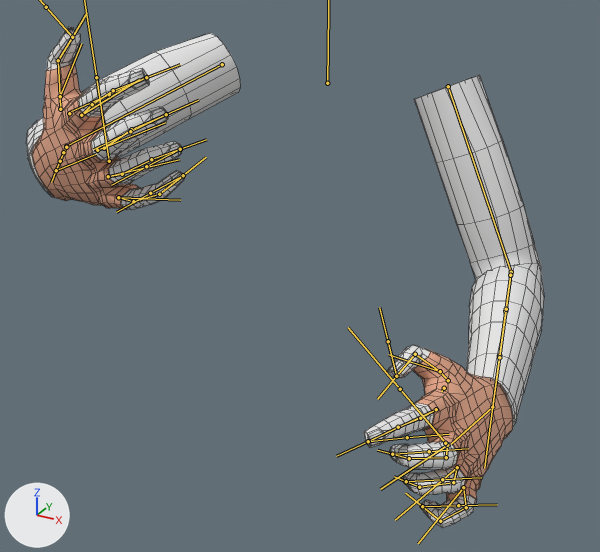
The FBX model Assets/Objects/character.fbx, before and after one commit.
Camera for both pictures: a 50 mm lens placed at (3.02, -5.95, 1.25), pointed at (0.49, -1.34, -1.05). Arrows for +X, +Y and +Z are at lower left; the lights stay in place. Both versions are drawn at frame 52 of the action 'Arm_Armature|TurnOffFlashlight'; the numbers are the values there. The bones that bend it are drawn over the model as lines. Mesh edges are drawn as thin lines.

The first picture shows 'Arm_Mesh'.
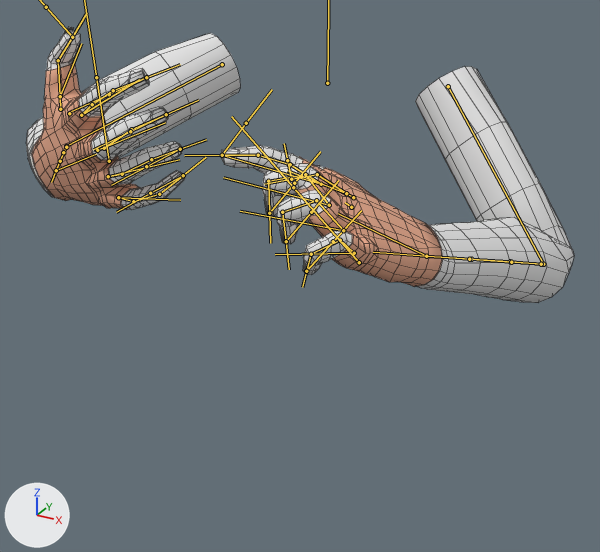
Location of each change, [x1, y1, x2, y2] in pixels of the pictures (600 x 552 px):
'Arm_Mesh', posed (45% shorter): before [26, 27, 544, 528]; after [26, 27, 574, 303]
bone 'InnerArm_L', root to tip: before (448, 86) to (511, 272); after (448, 86) to (543, 264)
bone 'Arm_L', root to tip: before (511, 272) to (504, 324); after (543, 264) to (498, 261)
bone 'ArmTwistMid_L', root to tip: before (505, 311) to (499, 355); after (510, 261) to (471, 259)
bone 'Hand_L', root to tip: before (492, 407) to (451, 444); after (426, 256) to (338, 213)

What changed in the scene script:
```text
Change bone_innerarm_l:
    where bone_innerarm_l = bpy.data.objects['Arm_Armature'].pose.bones['InnerArm_L']  # child of 'Master'
    bone_innerarm_l.rotation_quaternion: (0.718, 0.253, 0.059, 0.646) -> (0.774, 0.294, 0.167, 0.535)  # degrees (27, -14, 81) -> degrees (39, -3, 68)
Change bone_arm_l:
    where bone_arm_l = bpy.data.objects['Arm_Armature'].pose.bones['Arm_L']  # child of 'InnerArm_L'
    bone_arm_l.rotation_quaternion: (0.808, -0.584, 0.018, 0.08) -> (0.653, -0.747, 0.091, 0.083)  # degrees (-71, 7, 6) -> degrees (-98, 14, -2)
Change bone_armtwistmid_l:
    where bone_armtwistmid_l = bpy.data.objects['Arm_Armature'].pose.bones['ArmTwistMid_L']  # child of 'ArmTwistIn_L'
    bone_armtwistmid_l.rotation_quaternion: (1.0, 0.0, 0.012, 0.0) -> (0.999, 0.0, 0.04, 0.0)  # degrees (0, 1, 0) -> degrees (0, 5, 0)
Change bone_hand_l:
    where bone_hand_l = bpy.data.objects['Arm_Armature'].pose.bones['Hand_L']  # child of 'Arm_L'
    bone_hand_l.rotation_quaternion: (0.976, 0.065, 0.041, 0.202) -> (0.976, 0.01, 0.092, 0.198)  # degrees (8, 3, 24) -> degrees (3, 10, 23)
```
